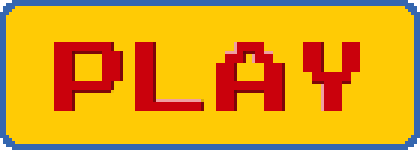
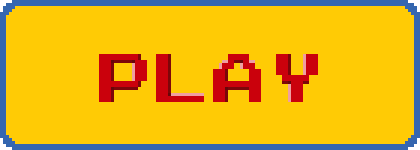
Layered file, before and after one edit (w=420, h=150). Changes by layer:
painted on "Play" over bbox(54, 42, 360, 111)
